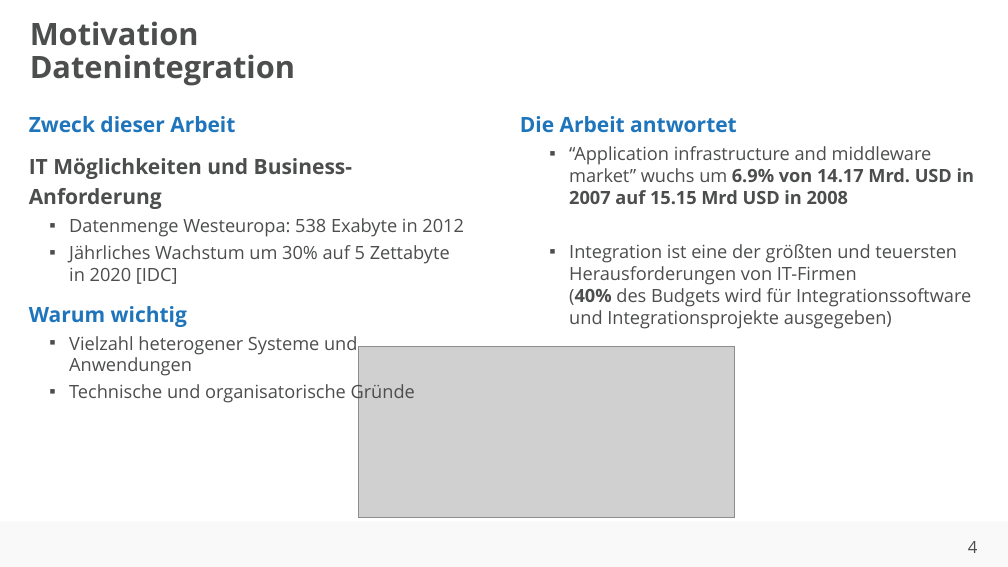
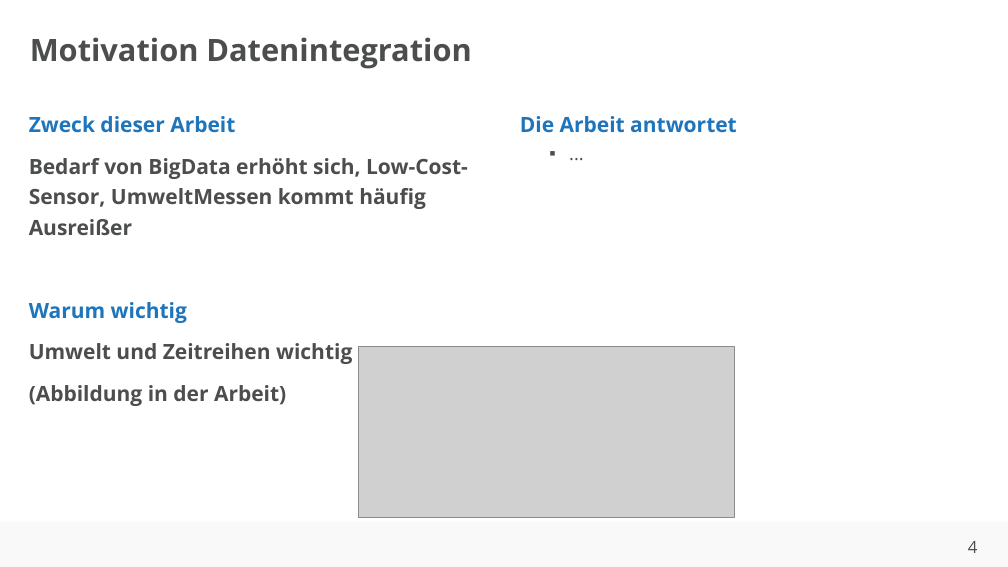
Before and after one commit to ahndavin/Abschlussarbeit_Bachelor, a slide deck: slide 4 of Kolloquium/Kolloquium.pptx. Drawn at 1008x567 pixels with LibreOffice and Linux fonts; fonts in the diff are those of the drawing; grey boxes stand for pictures; background and template pictures are left out. Boxes give left, top, right and bottom in pixels: in the first picture for what was removed or moved away, otherwise in the second. Text is boxed around its words. In the diff, an @@ line names an element or a change of style, - is before the commit and + after.

```diff
--- a/Kolloquium/Kolloquium.pptx
+++ b/Kolloquium/Kolloquium.pptx
@@ title "Motivation Datenintegration" rewrapped from (x1=30, y1=21, x2=295, y2=86) to (x1=30, y1=37, x2=471, y2=69) @@
@@ text at (x1=569, y1=146, x2=975, y2=329): text changed @@
-  ▪ “Application infrastructure and middleware market” wuchs um 6.9% von 14.17 Mrd. USD in 2007 auf 15.15 Mrd USD in 2008
-  ▪ Integration ist eine der größten und teuersten Herausforderungen von IT-Firmen
-    (40% des Budgets wird für Integrationssoftware und Integrationsprojekte ausgegeben)
+  ▪ ...
@@ text at (x1=29, y1=158, x2=468, y2=235): text changed; size 13 to 15 pt; bold on @@
-IT Möglichkeiten und Business-Anforderung
-  ▪ Datenmenge Westeuropa: 538 Exabyte in 2012
-  ▪ Jährliches Wachstum um 30% auf 5 Zettabyte
-    in 2020 [IDC]
+Bedarf von BigData erhöht sich, Low-Cost-Sensor, UmweltMessen kommt häufig Ausreißer
@@ text at (x1=29, y1=343, x2=352, y2=406): text changed; size 13 to 15 pt; bold on @@
-  ▪ Vielzahl heterogener Systeme und Anwendungen
-  ▪ Technische und organisatorische Gründe
+Umwelt und Zeitreihen wichtig
+(Abbildung in der Arbeit)
```
Also in this commit, not shown: 3 other slides changed, 1 other file.
